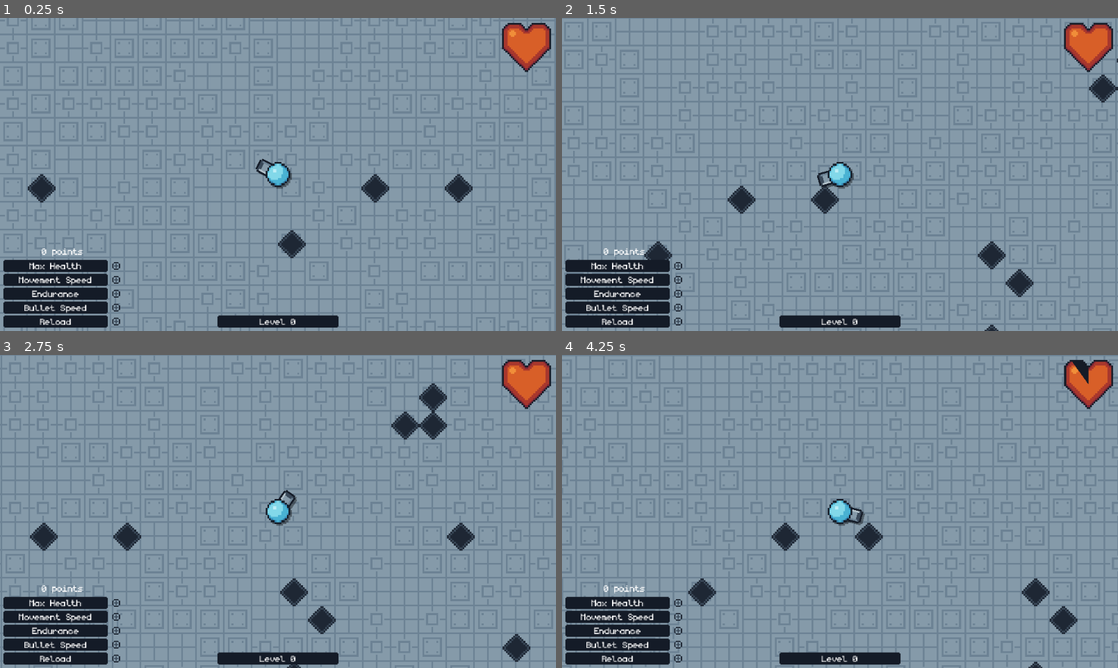
Above: before the commit, frames 1-4 (two rows, left to right).
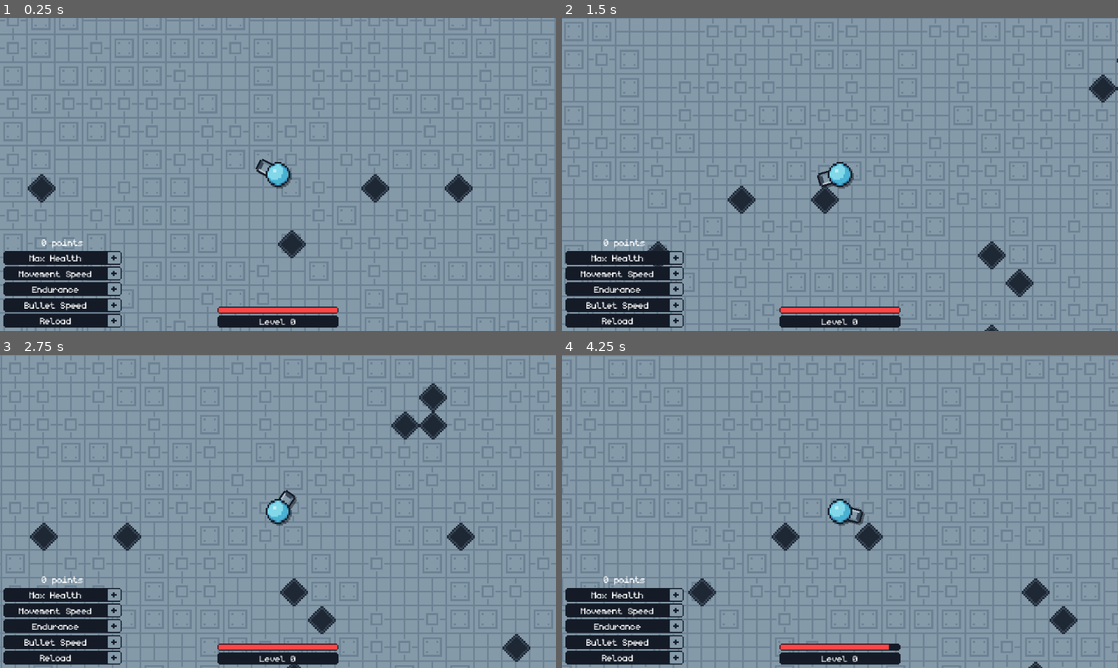
Above: after the commit, the same moments.

Repository: WirelessNine/Geometry-Shooter
Game: Godot game, scene res://scenes/main/game.tscn
Same seed, same stepped clock (60 frames per second), same inputs: the game is played once before the commit and once after it.
Inputs (mouse positions are in pixels of both pictures, inside the frame that each line leads up to):
- Up to frame 1 (0.25 s): no input
- Up to frame 2 (1.5 s): tap Enter (ui_accept) at 0.5, 0.77 s; move the mouse to (962, 158) at 0.52 s; hold D (right) 0.53-1.25 s; tap Shift (dash) at 0.6 s; click (962, 158) at 0.67 s; drag from (728, 190) to (812, 237) at 1.27 s
- Up to frame 3 (2.75 s): tap Enter (ui_accept) at 2 s; move the mouse to (333, 442) at 2.02 s; hold D (right) from 2.03 s (still down); tap I at 2.1 s
- Up to frame 4 (4.25 s): release D (right) at 2.75 s; drag from (812, 574) to (673, 464) at 2.77 s; move the mouse to (1006, 558) at 3.52 s; hold A (left) from 3.53 s (still down); tap Shift (dash) at 3.6 s; tap Enter (ui_accept) at 3.77 s

The runs differ from the first frame. In frame 1, 4.2% of the frame differs, in the area x 0-100%, y 1-99%; in frame 2, 4.1%; in frame 3, 4.2%; in frame 4, 4.2%.

Commit message:
Improve HUD UI

Diff:
--- a/resources/textures/ui/add_button.tres
+++ b/resources/textures/ui/add_button.tres
@@ -4,4 +4,4 @@
 
 [resource]
 atlas = ExtResource("1_fsann")
-region = Rect2(3, 20, 9, 9)
+region = Rect2(0, 16, 16, 16)
--- a/resources/textures/ui/add_button_disabled.tres
+++ b/resources/textures/ui/add_button_disabled.tres
@@ -4,4 +4,4 @@
 
 [resource]
 atlas = ExtResource("1_2lay0")
-region = Rect2(19, 20, 9, 9)
+region = Rect2(32, 16, 16, 16)
--- /dev/null
+++ b/resources/textures/ui/add_button_hover.tres
@@ -0,0 +1,7 @@
+[gd_resource type="AtlasTexture" format=3 uid="uid://dqyfb0id1xmet"]
+
+[ext_resource type="Texture2D" uid="uid://bmjcn332lypa0" path="res://assets/spritesheets/ui.png" id="1_wurf7"]
+
+[resource]
+atlas = ExtResource("1_wurf7")
+region = Rect2(16, 16, 16, 16)
--- a/resources/textures/ui/progress_bg.tres
+++ b/resources/textures/ui/progress_bg.tres
@@ -1,7 +1,7 @@
-[gd_resource type="AtlasTexture" format=3 uid="uid://1jpyqgepyqv4"]
+[gd_resource type="AtlasTexture" format=3 uid="uid://xlymsliirnji"]
 
 [ext_resource type="Texture2D" uid="uid://bmjcn332lypa0" path="res://assets/spritesheets/ui.png" id="1_xuqbd"]
 
 [resource]
 atlas = ExtResource("1_xuqbd")
-region = Rect2(0, 0, 16, 16)
+region = Rect2(32, 0, 16, 16)
--- a/resources/textures/ui/progress_fill.tres
+++ b/resources/textures/ui/progress_fill.tres
@@ -1,7 +1,7 @@
-[gd_resource type="AtlasTexture" format=3 uid="uid://daffk4q1ymstx"]
+[gd_resource type="AtlasTexture" format=3 uid="uid://cu4bmd1ei5y02"]
 
 [ext_resource type="Texture2D" uid="uid://bmjcn332lypa0" path="res://assets/spritesheets/ui.png" id="1_1aslx"]
 
 [resource]
 atlas = ExtResource("1_1aslx")
-region = Rect2(16, 0, 16, 16)
+region = Rect2(48, 0, 16, 16)
--- /dev/null
+++ b/resources/textures/ui/progress_side_bg.tres
@@ -0,0 +1,7 @@
+[gd_resource type="AtlasTexture" format=3 uid="uid://1jpyqgepyqv4"]
+
+[ext_resource type="Texture2D" uid="uid://bmjcn332lypa0" path="res://assets/spritesheets/ui.png" id="1_xuqbd"]
+
+[resource]
+atlas = ExtResource("1_xuqbd")
+region = Rect2(0, 0, 16, 16)
--- /dev/null
+++ b/resources/textures/ui/progress_side_fill.tres
@@ -0,0 +1,7 @@
+[gd_resource type="AtlasTexture" format=3 uid="uid://daffk4q1ymstx"]
+
+[ext_resource type="Texture2D" uid="uid://bmjcn332lypa0" path="res://assets/spritesheets/ui.png" id="1_1aslx"]
+
+[resource]
+atlas = ExtResource("1_1aslx")
+region = Rect2(16, 0, 16, 16)
--- a/scenes/characters/player.tscn
+++ b/scenes/characters/player.tscn
@@ -44,4 +44,5 @@
 [node name="DashCooldown" type="Timer" parent="." unique_id=830097461]
 unique_name_in_owner = true
 process_callback = 0
+wait_time = 0.5
 one_shot = true
--- a/scenes/ui/hud.tscn
+++ b/scenes/ui/hud.tscn
@@ -1,13 +1,14 @@
 [gd_scene format=3 uid="uid://qtf83fswfkqi"]
 
-[ext_resource type="Texture2D" uid="uid://1jpyqgepyqv4" path="res://resources/textures/ui/progress_bg.tres" id="1_0mwgc"]
-[ext_resource type="Texture2D" uid="uid://bqbbae1g0pi6" path="res://resources/textures/ui/heart_bg.tres" id="1_gss2c"]
+[ext_resource type="Texture2D" uid="uid://xlymsliirnji" path="res://resources/textures/ui/progress_bg.tres" id="1_0mwgc"]
 [ext_resource type="Script" uid="uid://b7c2kgxpvcop0" path="res://scenes/ui/hud.gd" id="1_h022r"]
 [ext_resource type="Texture2D" uid="uid://ca2way0rlbaym" path="res://resources/textures/ui/add_button.tres" id="2_8qguk"]
 [ext_resource type="LabelSettings" uid="uid://7iv8y7rcm25r" path="res://resources/labels/default_settings.tres" id="2_gss2c"]
-[ext_resource type="Texture2D" uid="uid://dksbow5d76dkc" path="res://resources/textures/ui/heart_fil.tres" id="2_h022r"]
-[ext_resource type="Texture2D" uid="uid://daffk4q1ymstx" path="res://resources/textures/ui/progress_fill.tres" id="2_hqnrr"]
+[ext_resource type="Texture2D" uid="uid://cu4bmd1ei5y02" path="res://resources/textures/ui/progress_fill.tres" id="2_hqnrr"]
 [ext_resource type="Texture2D" uid="uid://3c0xxcwk86qu" path="res://resources/textures/ui/add_button_disabled.tres" id="3_136eg"]
+[ext_resource type="Texture2D" uid="uid://1jpyqgepyqv4" path="res://resources/textures/ui/progress_side_bg.tres" id="4_h022r"]
+[ext_resource type="Texture2D" uid="uid://daffk4q1ymstx" path="res://resources/textures/ui/progress_side_fill.tres" id="5_4jqwt"]
+[ext_resource type="Texture2D" uid="uid://dqyfb0id1xmet" path="res://resources/textures/ui/add_button_hover.tres" id="8_4jqwt"]
 
 [node name="HUD" type="MarginContainer" unique_id=1444111960]
 anchors_preset = 15
@@ -22,19 +23,28 @@
 script = ExtResource("1_h022r")
 metadata/_edit_lock_ = true
 
-[node name="HealthBar" type="TextureProgressBar" parent="." unique_id=963711170]
-unique_name_in_owner = true
-layout_mode = 2
-size_flags_horizontal = 8
-size_flags_vertical = 0
-offset_transform_enabled = true
-offset_transform_position = Vector2(-14, 14)
+[node name="VBoxContainer" type="VBoxContainer" parent="." unique_id=1473527362]
+layout_mode = 2
+size_flags_horizontal = 4
+size_flags_vertical = 8
+theme_override_constants/separation = 2
+
+[node name="HealthBar" type="TextureProgressBar" parent="VBoxContainer" unique_id=963711170]
+unique_name_in_owner = true
+custom_minimum_size = Vector2(120, 8)
+layout_mode = 2
 offset_transform_scale = Vector2(2, 2)
-fill_mode = 4
-texture_under = ExtResource("1_gss2c")
-texture_progress = ExtResource("2_h022r")
-
-[node name="LevelBar" type="TextureProgressBar" parent="." unique_id=1567807583]
+value = 29.0
+nine_patch_stretch = true
+stretch_margin_left = 2
+stretch_margin_top = 2
+stretch_margin_right = 2
+stretch_margin_bottom = 2
+texture_under = ExtResource("1_0mwgc")
+texture_progress = ExtResource("2_hqnrr")
+tint_progress = Color(1, 0.26999998, 0.26999998, 1)
+
+[node name="LevelBar" type="TextureProgressBar" parent="VBoxContainer" unique_id=1567807583]
 unique_name_in_owner = true
 custom_minimum_size = Vector2(140, 14)
 layout_mode = 2
@@ -50,7 +60,7 @@
 texture_progress = ExtResource("2_hqnrr")
 tint_progress = Color(0.3, 0.60333335, 1, 1)
 
-[node name="LevelLabel" type="Label" parent="LevelBar" unique_id=1527615129]
+[node name="LevelLabel" type="Label" parent="VBoxContainer/LevelBar" unique_id=1527615129]
 unique_name_in_owner = true
 layout_mode = 1
 anchors_preset = 15
@@ -79,13 +89,13 @@
 layout_mode = 2
 size_flags_horizontal = 0
 size_flags_vertical = 8
-theme_override_constants/h_separation = 2
+theme_override_constants/h_separation = 0
 theme_override_constants/v_separation = 2
 columns = 2
 
 [node name="MaxHealthBar" type="TextureProgressBar" parent="UpgradesVBox/UpgradesGrid" unique_id=563403397]
 unique_name_in_owner = true
-custom_minimum_size = Vector2(120, 14)
+custom_minimum_size = Vector2(120, 16)
 layout_mode = 2
 max_value = 30.0
 nine_patch_stretch = true
@@ -93,8 +103,8 @@
 stretch_margin_top = 2
 stretch_margin_right = 2
 stretch_margin_bottom = 2
-texture_under = ExtResource("1_0mwgc")
-texture_progress = ExtResource("2_hqnrr")
+texture_under = ExtResource("4_h022r")
+texture_progress = ExtResource("5_4jqwt")
 tint_progress = Color(1, 0.3, 0.3, 1)
 
 [node name="Label" type="Label" parent="UpgradesVBox/UpgradesGrid/MaxHealthBar" unique_id=819469808]
@@ -115,14 +125,14 @@
 layout_mode = 2
 size_flags_horizontal = 0
 texture_normal = ExtResource("2_8qguk")
-texture_pressed = ExtResource("2_8qguk")
-texture_hover = ExtResource("2_8qguk")
+texture_pressed = ExtResource("8_4jqwt")
+texture_hover = ExtResource("8_4jqwt")
 texture_disabled = ExtResource("3_136eg")
 stretch_mode = 3
 
 [node name="MovementSpeedBar" type="TextureProgressBar" parent="UpgradesVBox/UpgradesGrid" unique_id=1569972294]
 unique_name_in_owner = true
-custom_minimum_size = Vector2(120, 14)
+custom_minimum_size = Vector2(120, 16)
 layout_mode = 2
 max_value = 10.0
 nine_patch_stretch = true
@@ -130,8 +140,8 @@
 stretch_margin_top = 2
 stretch_margin_right = 2
 stretch_margin_bottom = 2
-texture_under = ExtResource("1_0mwgc")
-texture_progress = ExtResource("2_hqnrr")
+texture_under = ExtResource("4_h022r")
+texture_progress = ExtResource("5_4jqwt")
 tint_progress = Color(0.49, 0.76199996, 1, 1)
 
 [node name="Label" type="Label" parent="UpgradesVBox/UpgradesGrid/MovementSpeedBar" unique_id=1422912262]
@@ -152,14 +162,14 @@
 layout_mode = 2
 size_flags_horizontal = 0
 texture_normal = ExtResource("2_8qguk")
-texture_pressed = ExtResource("2_8qguk")
-texture_hover = ExtResource("2_8qguk")
+texture_pressed = ExtResource("8_4jqwt")
+texture_hover = ExtResource("8_4jqwt")
 texture_disabled = ExtResource("3_136eg")
 stretch_mode = 3
 
 [node name="EnduranceBar" type="TextureProgressBar" parent="UpgradesVBox/UpgradesGrid" unique_id=418533945]
 unique_name_in_owner = true
-custom_minimum_size = Vector2(120, 14)
+custom_minimum_size = Vector2(120, 16)
 layout_mode = 2
 max_value = 5.0
 nine_patch_stretch = true
@@ -167,8 +177,8 @@
 stretch_margin_top = 2
 stretch_margin_right = 2
 stretch_margin_bottom = 2
-texture_under = ExtResource("1_0mwgc")
-texture_progress = ExtResource("2_hqnrr")
+texture_under = ExtResource("4_h022r")
+texture_progress = ExtResource("5_4jqwt")
 tint_progress = Color(0.74, 0.74, 0.74, 1)
 
 [node name="Label" type="Label" parent="UpgradesVBox/UpgradesGrid/EnduranceBar" unique_id=1977396186]
@@ -189,14 +199,14 @@
 layout_mode = 2
 size_flags_horizontal = 0
 texture_normal = ExtResource("2_8qguk")
-texture_pressed = ExtResource("2_8qguk")
-texture_hover = ExtResource("2_8qguk")
+texture_pressed = ExtResource("8_4jqwt")
+texture_hover = ExtResource("8_4jqwt")
 texture_disabled = ExtResource("3_136eg")
 stretch_mode = 3
 
 [node name="BulletSpeedBar" type="TextureProgressBar" parent="UpgradesVBox/UpgradesGrid" unique_id=351129093]
 unique_name_in_owner = true
-custom_minimum_size = Vector2(120, 14)
+custom_minimum_size = Vector2(120, 16)
 layout_mode = 2
 max_value = 10.0
 nine_patch_stretch = true
@@ -204,8 +214,8 @@
 stretch_margin_top = 2
 stretch_margin_right = 2
 stretch_margin_bottom = 2
-texture_under = ExtResource("1_0mwgc")
-texture_progress = ExtResource("2_hqnrr")
+texture_under = ExtResource("4_h022r")
+texture_progress = ExtResource("5_4jqwt")
 tint_progress = Color(1, 0.931, 0.31, 1)
 
 [node name="Label" type="Label" parent="UpgradesVBox/UpgradesGrid/BulletSpeedBar" unique_id=721644428]
@@ -226,14 +236,14 @@
 layout_mode = 2
 size_flags_horizontal = 0
 texture_normal = ExtResource("2_8qguk")
-texture_pressed = ExtResource("2_8qguk")
-texture_hover = ExtResource("2_8qguk")
+texture_pressed = ExtResource("8_4jqwt")
+texture_hover = ExtResource("8_4jqwt")
 texture_disabled = ExtResource("3_136eg")
 stretch_mode = 3
 
 [node name="ReloadBar" type="TextureProgressBar" parent="UpgradesVBox/UpgradesGrid" unique_id=1495742736]
 unique_name_in_owner = true
-custom_minimum_size = Vector2(120, 14)
+custom_minimum_size = Vector2(120, 16)
 layout_mode = 2
 max_value = 60.0
 nine_patch_stretch = true
@@ -241,8 +251,8 @@
 stretch_margin_top = 2
 stretch_margin_right = 2
 stretch_margin_bottom = 2
-texture_under = ExtResource("1_0mwgc")
-texture_progress = ExtResource("2_hqnrr")
+texture_under = ExtResource("4_h022r")
+texture_progress = ExtResource("5_4jqwt")
 tint_progress = Color(0.24000001, 1, 0.49333346, 1)
 
 [node name="Label" type="Label" parent="UpgradesVBox/UpgradesGrid/ReloadBar" unique_id=2097026170]
@@ -263,7 +273,7 @@
 layout_mode = 2
 size_flags_horizontal = 0
 texture_normal = ExtResource("2_8qguk")
-texture_pressed = ExtResource("2_8qguk")
-texture_hover = ExtResource("2_8qguk")
-texture_disabled = ExtResource("3_136eg")
-stretch_mode = 3
+texture_pressed = ExtResource("8_4jqwt")
+texture_hover = ExtResource("8_4jqwt")
+texture_disabled = ExtResource("3_136eg")
+stretch_mode = 3
Binary file changed: assets/spritesheets/ui.png
Not shown, changed: kanban_tasks_data.kanban
